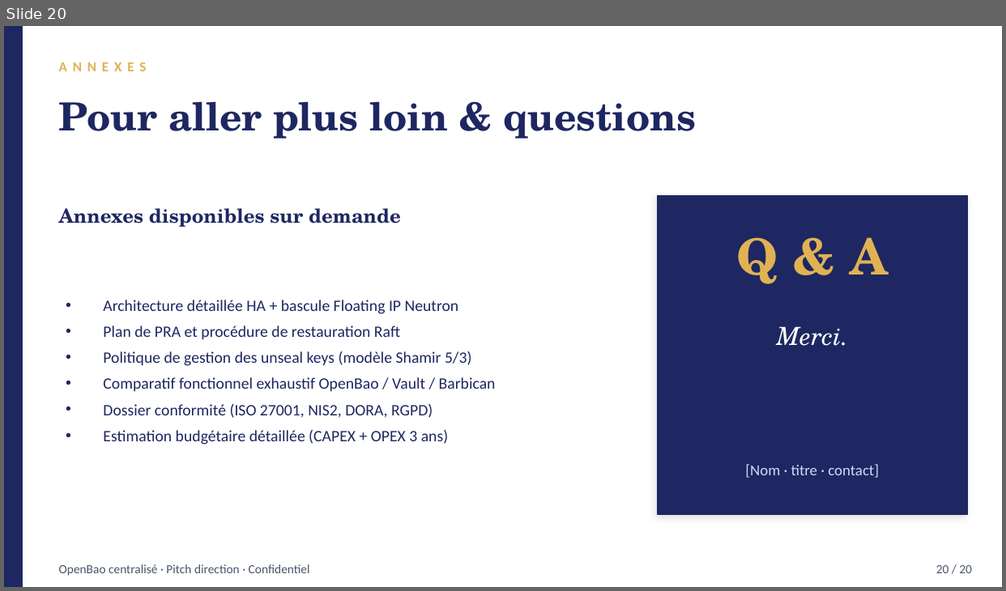
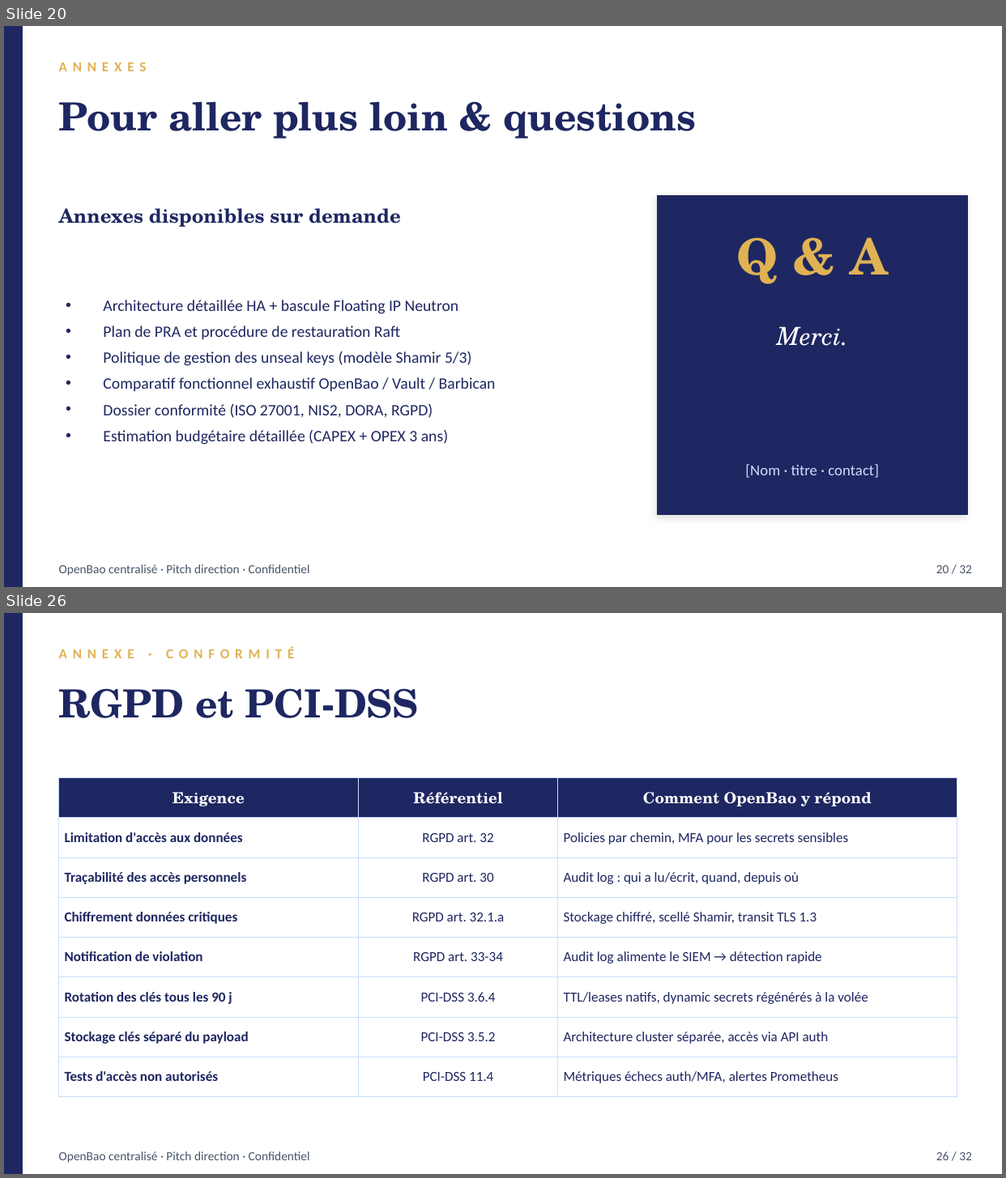
Before and after one commit to massinissa-boutrig/OpenBao, a slide deck: OpenBao-vs-Barbican.pptx. Shown one above the other, each under a label of ours: slide 20 before the commit, slides 20 and 26 after it; the slides between them are not shown. The pictures are 1006x591 and 1006x1178 pixels, drawn with LibreOffice and Linux fonts; fonts in the diff are those of the drawing. Boxes give left, top, right and bottom in pixels: in the first picture for what was removed or moved away, otherwise in the second. Text is boxed around its words. In the diff, an @@ line names an element or a change of style, - is before the commit and + after.

```diff
--- a/OpenBao-vs-Barbican.pptx
+++ b/OpenBao-vs-Barbican.pptx
@@ slide 26 added at (4, 613, 1002, 1174), background #FFFFFF @@
@@ rectangle added at (4, 613, 22, 1174), fill #1E2761, outline #1E2761 1 pt @@
@@ text added at (59, 647, 294, 658), 10 pt, text #E0B254, bold @@
+ANNEXE · CONFORMITÉ
@@ text added at (59, 688, 418, 718), 28 pt, text #1E2761, bold @@
+RGPD et PCI-DSS
@@ table added at (59, 777, 957, 1117), 8 rows, 3 columns @@
+Exigence | Référentiel | Comment OpenBao y répond
+Limitation d'accès aux données | RGPD art. 32 | Policies par chemin, MFA pour les secrets sensibles
+Traçabilité des accès personnels | RGPD art. 30 | Audit log : qui a lu/écrit, quand, depuis où
+Chiffrement données critiques | RGPD art. 32.1.a | Stockage chiffré, scellé Shamir, transit TLS 1.3
+Notification de violation | RGPD art. 33-34 | Audit log alimente le SIEM → détection rapide
+Rotation des clés tous les 90 j | PCI-DSS 3.6.4 | TTL/leases natifs, dynamic secrets régénérés à la volée
+Stockage clés séparé du payload | PCI-DSS 3.5.2 | Architecture cluster séparée, accès via API auth
+Tests d'accès non autorisés | PCI-DSS 11.4 | Métriques échecs auth/MFA, alertes Prometheus
@@ text added at (59, 1152, 310, 1163), 9 pt, text #475569 @@
+OpenBao centralisé · Pitch direction · Confidentiel
@@ text added at (936, 1152, 972, 1161), 9 pt, text #475569 @@
+26 / 32
@@ slide 20 changed as well @@
@@ text at (936, 565, 972, 574): text changed @@
-20 / 20
+20 / 32
```
Also in this commit, not shown: 18 other slides changed, 11 other slides added.
